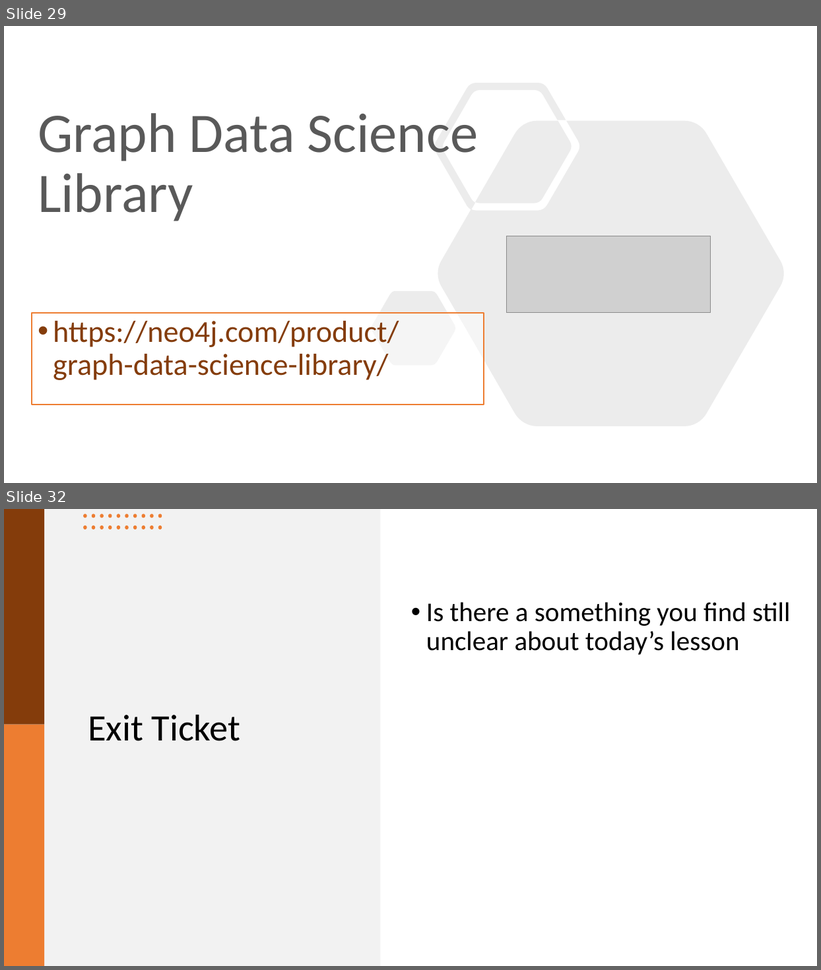
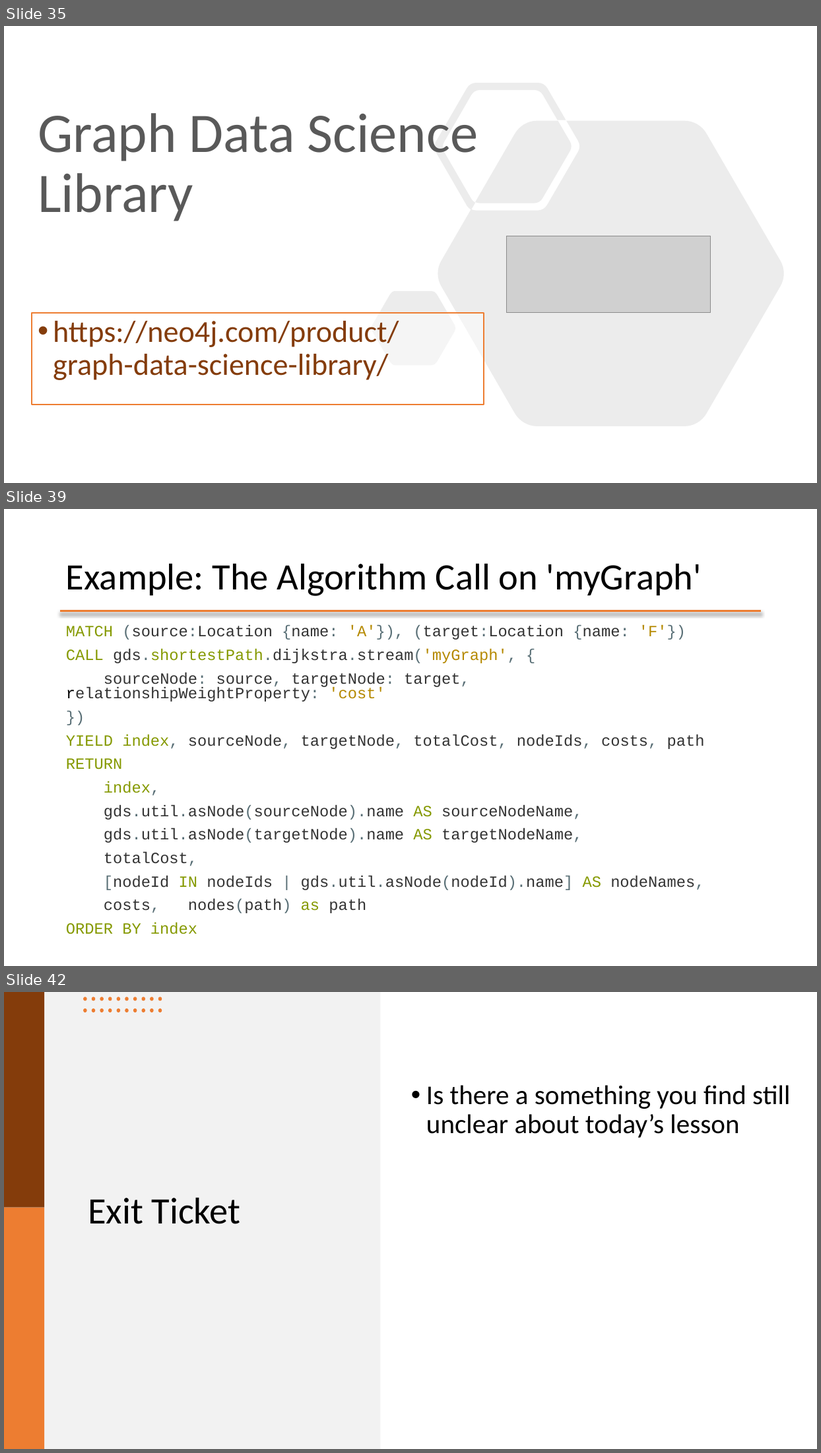
Before and after one commit to mafudge/ist769-old, a slide deck: content/I-Graph/I-Graph.pptx. Shown one above the other, each under a label of ours: slides 29 and 32 before the commit, slides 35, 39 and 42 after it; the slides between them are not shown. The pictures are 821x970 and 821x1453 pixels, drawn with LibreOffice and Linux fonts; fonts in the diff are those of the drawing; grey boxes stand for pictures; background and template pictures are left out. Boxes give left, top, right and bottom in pixels: in the first picture for what was removed or moved away, otherwise in the second. Text is boxed around its words. In the diff, an @@ line names an element or a change of style, - is before the commit and + after.

```diff
--- a/content/I-Graph/I-Graph.pptx
+++ b/content/I-Graph/I-Graph.pptx
@@ slide 39 added at [4, 509, 817, 966], background #FFFFFF @@
@@ title added at [66, 563, 702, 596], 44 pt, text #000000 @@
+Example: The Algorithm Call on 'myGraph'
@@ line added from (60, 611) to (762, 611), #ED7D31 2.25 pt @@
@@ text added at [66, 625, 705, 935], 18.5 pt, text #333333 @@
+MATCH (source:Location {name: 'A'}), (target:Location {name: 'F'})
+CALL gds.shortestPath.dijkstra.stream('myGraph', {
+sourceNode: source, targetNode: target, relationshipWeightProperty: 'cost'
+})
+YIELD index, sourceNode, targetNode, totalCost, nodeIds, costs, path
+RETURN
+index,
+gds.util.asNode(sourceNode).name AS sourceNodeName,
+gds.util.asNode(targetNode).name AS targetNodeName,
+totalCost,
+[nodeId IN nodeIds | gds.util.asNode(nodeId).name] AS nodeNames,
+costs, nodes(path) as path
+ORDER BY index
@@ what was slide 29 is now slide 35 @@
@@ what was slide 32 is now slide 42 @@
```
Also in this commit, not shown: 8 slides changed, 18 other slides added, 9 slides removed, 4 other files.
